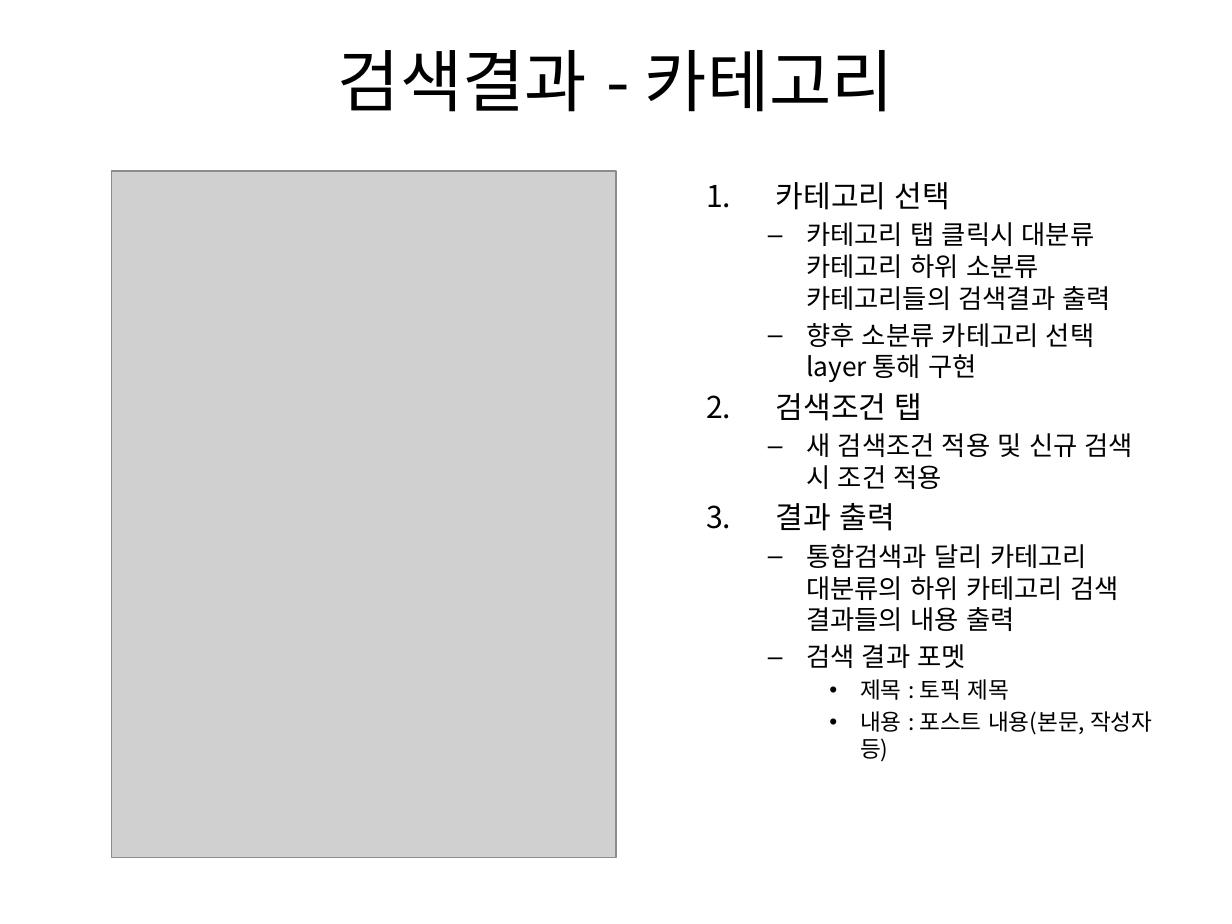
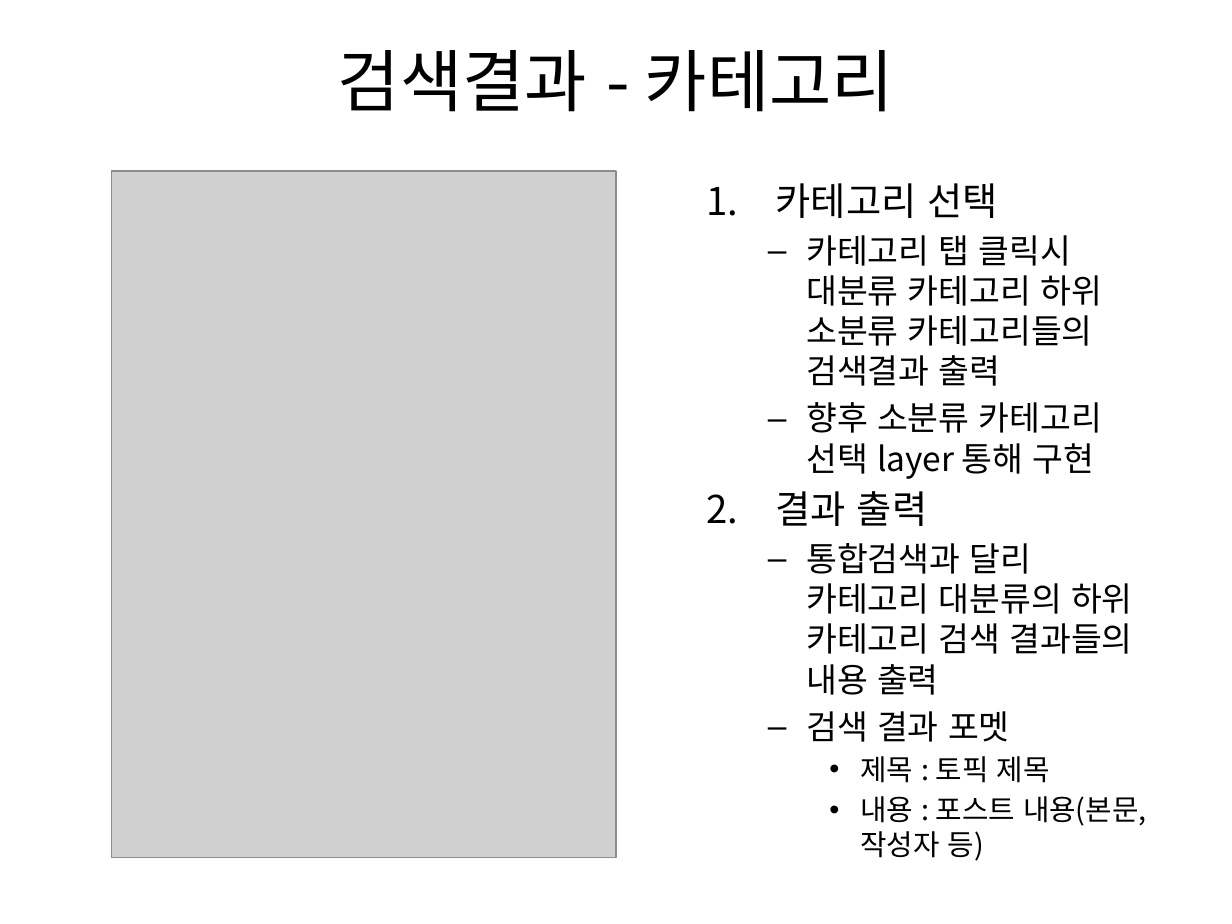
Before and after one commit to minhow/ForumUseSolr, a slide deck: slide 6 of doc/포럼검색화면설계서_20150120.pptx (slide 4 before the commit). Drawn at 1232x924 pixels with LibreOffice and Linux fonts; fonts in the diff are those of the drawing; grey boxes stand for pictures. Boxes give left, top, right and bottom in pixels: in the first picture for what was removed or moved away, otherwise in the second. Text is boxed around its words. In the diff, an @@ line names an element or a change of style, - is before the commit and + after.

```diff
--- a/doc/포럼검색화면설계서_20150120.pptx
+++ b/doc/포럼검색화면설계서_20150120.pptx
@@ text "카테고리 선택" at bbox=[776, 183, 1146, 861]: size 17.6 to 22.4 pt in "카테고리 선택", "결과 출력"; size 15.4 to 19.6 pt in "카테고리 탭 클릭시 대분류 카테고리 하위 소분류 ...", "향후 소분류 카테고리 선택 layer 통해 구현", "통합검색과 달리 카테고리 대분류의 하위 카테고리 검색 ...", "검색 결과 포멧"; size 13.2 to 16.8 pt in "제목 : 토픽 제목", "내용 : 포스트 내용(본문, 작성자 등)" @@
@@ text at bbox=[776, 393, 1133, 489]: paragraphs removed @@
-2. 검색조건 탭
-  – 새 검색조건 적용 및 신규 검색 시 조건 적용
```
Also in this commit, not shown: 2 other slides changed, 2 slides added.
